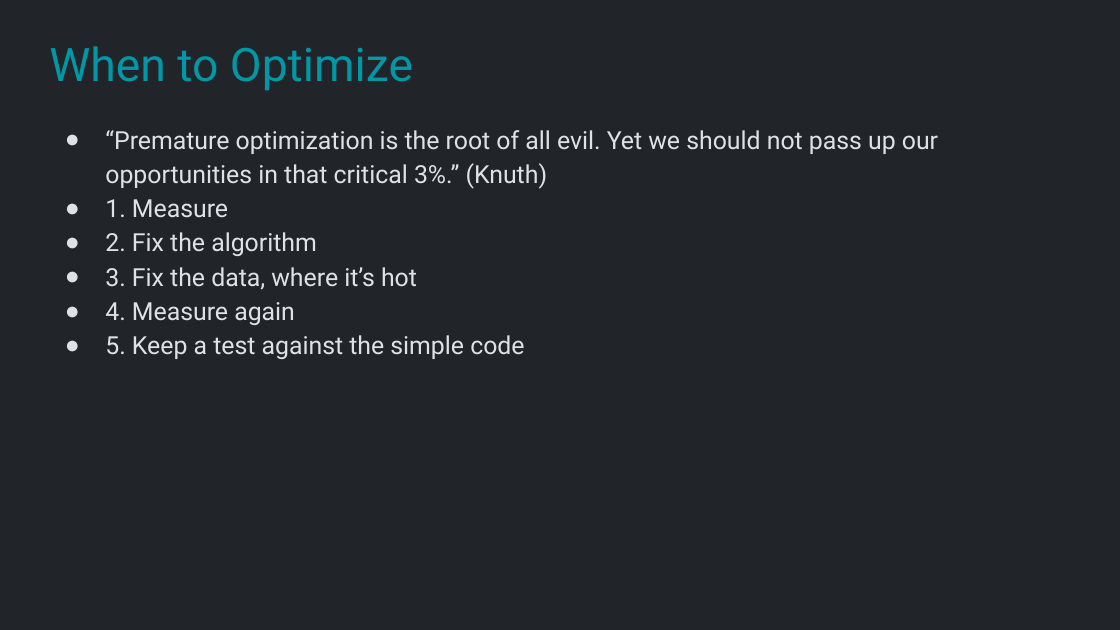
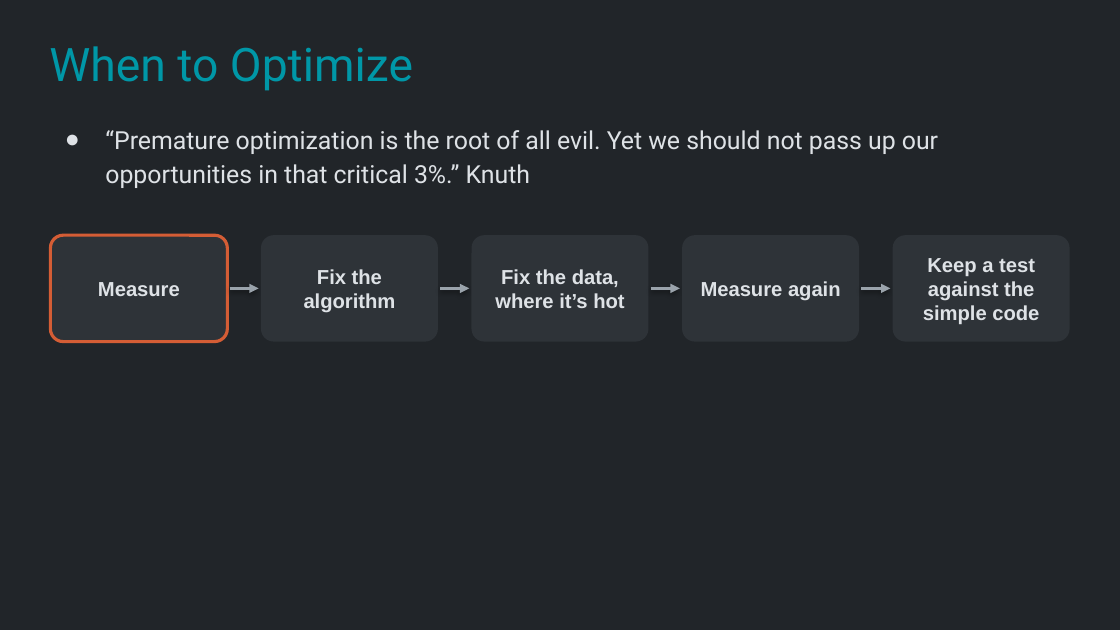
Before and after one commit to Metamate/gar, a slide deck: slide 22 of slides/12 Vampire Survivors.pptx. Drawn at 1120x630 pixels with LibreOffice and Linux fonts; fonts in the diff are those of the drawing. Boxes give left, top, right and bottom in pixels: in the first picture for what was removed or moved away, otherwise in the second. Text is boxed around its words. In the diff, an @@ line names an element or a change of style, - is before the commit and + after.

```diff
--- a/slides/12 Vampire Survivors.pptx
+++ b/slides/12 Vampire Survivors.pptx
@@ text at bbox=[105, 130, 938, 188]: text changed @@
-● “Premature optimization is the root of all evil. Yet we should not pass up our opportunities in that critical 3%.” (Knuth)
-● 1. Measure
-● 2. Fix the algorithm
-● 3. Fix the data, where it’s hot
-● 4. Measure again
-● 5. Keep a test against the simple code
+● “Premature optimization is the root of all evil. Yet we should not pass up our opportunities in that critical 3%.” Knuth
@@ rounded rectangle added at bbox=[50, 235, 227, 342], fill #2E3338, outline #D45D35 2 pt, 13 pt, text #DEE2E6, bold @@
+Measure
@@ rounded rectangle added at bbox=[261, 235, 438, 342], fill #2E3338, 13 pt, text #DEE2E6, bold @@
+Fix the algorithm
@@ rounded rectangle added at bbox=[472, 235, 648, 342], fill #2E3338, 13 pt, text #DEE2E6, bold @@
+Fix the data, where it’s hot
@@ rounded rectangle added at bbox=[682, 235, 859, 342], fill #2E3338, 13 pt, text #DEE2E6, bold @@
+Measure again
@@ rounded rectangle added at bbox=[893, 235, 1070, 342], fill #2E3338, 13 pt, text #DEE2E6, bold @@
+Keep a test against the simple code
@@ arrow added from (230, 289) to (259, 289), #9AA3AB 2 pt @@
@@ arrow added from (440, 289) to (469, 289), #9AA3AB 2 pt @@
@@ arrow added from (651, 289) to (680, 289), #9AA3AB 2 pt @@
@@ arrow added from (861, 289) to (890, 289), #9AA3AB 2 pt @@
```
Also in this commit, not shown: 8 other slides changed, 1 slide added, 1 other file.
